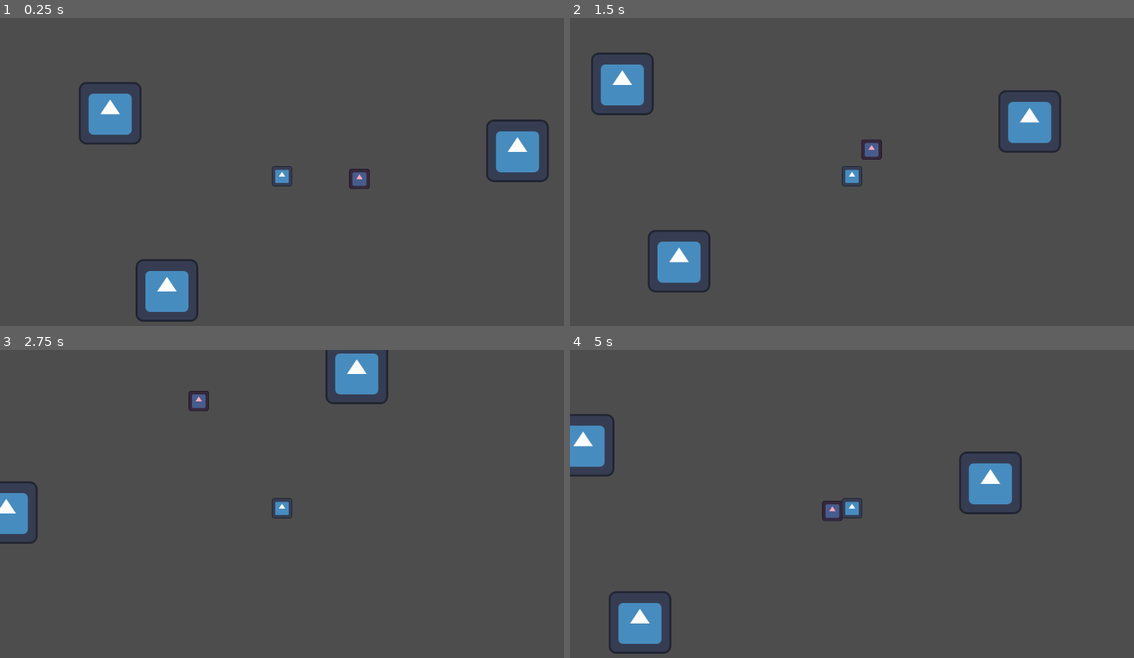
Above: before the commit, frames 1-4 (two rows, left to right).
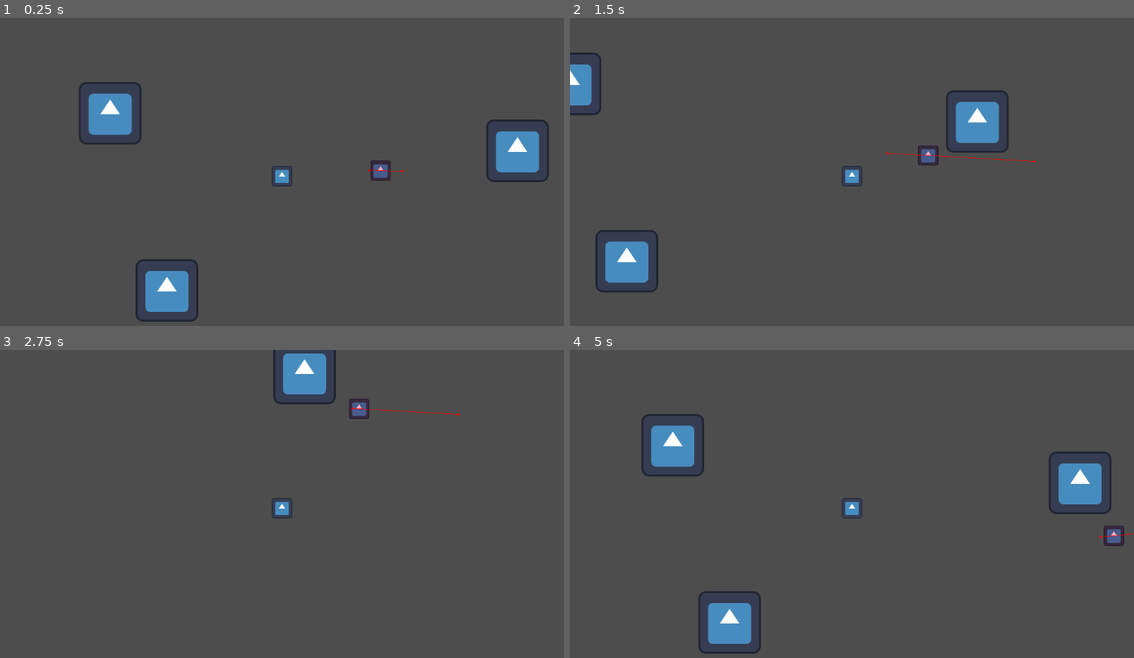
Above: after the commit, the same moments.

Repository: Wisteria-W/Inducktrination
Game: Godot game, scene res://Scenes/world_test.tscn
The game is run twice, just before and just after one commit, with the same random seed, the same clock (stepped at 60 frames per second) and the same inputs. The engine's default icon, where the game draws it, is replaced by a stand-in: a white triangle on a blue panel in a dark square.
Inputs:
- Up to frame 1 (0.25 s): no input
- Up to frame 2 (1.5 s): hold D (Right) 0.53-1.28 s; hold S (Down) from 1.28 s (still down)
- Up to frame 3 (2.75 s): release S (Down) at 2.03 s; hold D (Right) from 2.03 s (still down)
- Up to frame 4 (5 s): release D (Right) at 2.78 s; hold W (Up) 2.78-3.53 s; hold A (Left) from 3.53 s (still down)

The runs differ from the first frame. In frame 1, 0.5% of the frame differs, in the area x 61-72%, y 46-56%; in frame 2, 7.5%; in frame 3, 3.7%; in frame 4, 8.0%, in the area x 0-100%, y 20-99%.

Commit message:
[ADD] Duck movement [CHANGE] world_test

Diff:
--- a/Prefabs/Duck.tscn
+++ b/Prefabs/Duck.tscn
@@ -9,6 +9,7 @@
 [node name="Duck" type="CharacterBody2D" node_paths=PackedStringArray("nav_agent")]
 script = ExtResource("1_uc325")
 nav_agent = NodePath("NavigationAgent2D")
+movement_speed = 200.0
 
 [node name="Icon" type="Sprite2D" parent="."]
 self_modulate = Color(1, 0.66, 0.733667, 1)
@@ -19,3 +20,4 @@
 shape = SubResource("RectangleShape2D_sfe1c")
 
 [node name="NavigationAgent2D" type="NavigationAgent2D" parent="."]
+debug_enabled = true
--- a/Scenes/world_test.tscn
+++ b/Scenes/world_test.tscn
@@ -4,14 +4,13 @@
 [ext_resource type="PackedScene" uid="uid://d3kgjp71aw6ra" path="res://Prefabs/Player.tscn" id="2_5bk1r"]
 [ext_resource type="Texture2D" uid="uid://bd8cmyjcsg1jr" path="res://icon.svg" id="3_6uh1i"]
 
-[sub_resource type="NavigationPolygon" id="NavigationPolygon_w51xd"]
-outlines = Array[PackedVector2Array]([PackedVector2Array(-4321, -3142, 7983, -2982, 7967, 6074, -4449, 6202)])
+[sub_resource type="NavigationPolygon" id="NavigationPolygon_vwft8"]
+vertices = PackedVector2Array(1333, 1045, -1400, 836, -1164, -1067, 1227, -1276)
+polygons = Array[PackedInt32Array]([PackedInt32Array(0, 1, 2, 3)])
+outlines = Array[PackedVector2Array]([PackedVector2Array(-1173, -1077, 1237, -1287, 1344, 1056, -1412, 846)])
 source_geometry_group_name = &"navigation_polygon_source_group"
 
 [node name="Node2D" type="Node2D"]
-
-[node name="NavigationRegion2D" type="NavigationRegion2D" parent="."]
-navigation_polygon = SubResource("NavigationPolygon_w51xd")
 
 [node name="Duck" parent="." instance=ExtResource("1_riuji")]
 position = Vector2(158.201, 5.32437)
@@ -29,3 +28,6 @@
 [node name="Icon3" type="Sprite2D" parent="."]
 position = Vector2(-235, 234)
 texture = ExtResource("3_6uh1i")
+
+[node name="NavigationRegion2D" type="NavigationRegion2D" parent="."]
+navigation_polygon = SubResource("NavigationPolygon_vwft8")
--- a/Scripts/DuckMovement.gd
+++ b/Scripts/DuckMovement.gd
@@ -4,13 +4,29 @@
 @onready var player_stats = get_node("/root/PlayerStats")
 
 @export var movement_speed : float
+
+var is_agro : bool = false
 # Called when the node enters the scene tree for the first time.
 func _ready():
+	nav_agent.target_position = Vector2(position.x + randf_range(-30, 30), position.y + randf_range(-30, 30))
 	pass # Replace with function body.
 
 
 # Called every frame. 'delta' is the elapsed time since the previous frame.
 func _physics_process(delta):
+	await get_tree().process_frame
 	var dir = to_local(nav_agent.get_next_path_position()).normalized()
 	velocity = dir * movement_speed
+	if is_agro:
+		agro_player()
+	else:
+		random_movement()
 	move_and_slide()
+
+func random_movement():
+	if position.distance_to(nav_agent.target_position) < 5:
+		var movement_vector = Vector2(position.x + randf_range(-300, 300), position.y + randf_range(-30, 30))
+		nav_agent.target_position = movement_vector
+	pass
+func agro_player():
+	nav_agent.target_position = player_stats.player_position
